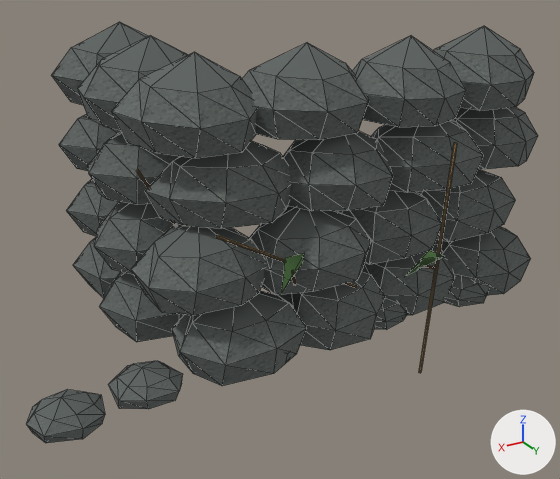
The OBJ model Assets/ProjectOEN/ProductionArt/Meshes/environment_set_dressing/en-012_rock_wall_module__corner.obj as it was, and as the next commit left it.
Both versions are drawn from a 50 mm lens placed at (2.08, 3.44, 2.35), pointed at (-0.09, -0.18, 0.54). Lighting does not change. The marker at lower right points along +X, +Y and +Z. The older version comes first. Mesh edges are drawn as thin lines. Where no turn or scale is listed for an object, it has been applied to the vertices. Vertices at exactly the same position are counted once.

The first picture shows 'en-012_rock_wall_module__corner'.
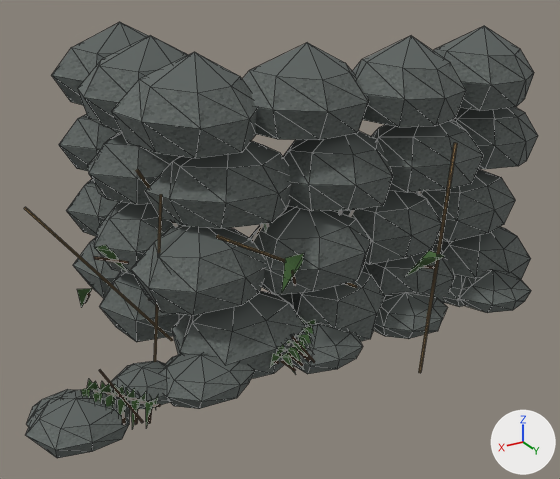
What the commit changed:
me_en_012_rock_wall_module__corner is used by ob_en_012_rock_wall_module__corner; location (0.0, 0.0, 0.0).
me_en_012_rock_wall_module__corner had 823 vertices, 1488 faces and spanned x -1.9..1.54, y -1.5..0.92, z -0.01..1.71.
me_en_012_rock_wall_module__corner now has 1773 vertices, 2912 faces and spans x -1.9..1.57, y -1.5..0.92, z -0.01..1.71.
me_en_012_rock_wall_module__corner part 1: the loose piece of 26 vertices spanning x -1.9..-1.14, y -0.34..0.29, z -0.01..0.44 is copied, and the copy is scaled about its middle by (0.694, 0.71, 0.455), then moved by (0.12, 0.29, -0.12); it spans x -1.67..-1.13, y 0.04..0.49, z -0.01..0.2.
me_en_012_rock_wall_module__corner part 2: the loose piece of 26 vertices spanning x -0.67..0.05, y -0.3..0.32, z -0.01..0.44 is copied, and the copy is scaled about its middle by (0.778, 0.71, 0.455), then moved by (-0.43, 0.21, -0.11); it spans x -1.02..-0.46, y 0.01..0.45, z -0.01..0.2.
me_en_012_rock_wall_module__corner part 3: 562 vertices added at x -1.48..1.57, y -0.28..0.57, z -0.01..1.19.
Other edits to the shape of me_en_012_rock_wall_module__corner do not show in these pictures.

Pixel boxes (x1, y1, x2, y2) of what changed, in the pictures (560 x 479 px):
'en-012_rock_wall_module__corner', reshaped
    before: (27, 22, 538, 443)
    after: (24, 22, 538, 458)
part 1 of me_en_012_rock_wall_module__corner, added
    after: (458, 269, 531, 313)
part 2 of me_en_012_rock_wall_module__corner, added
    after: (373, 292, 447, 339)
part 3 of me_en_012_rock_wall_module__corner, added
    after: (24, 192, 420, 458)
